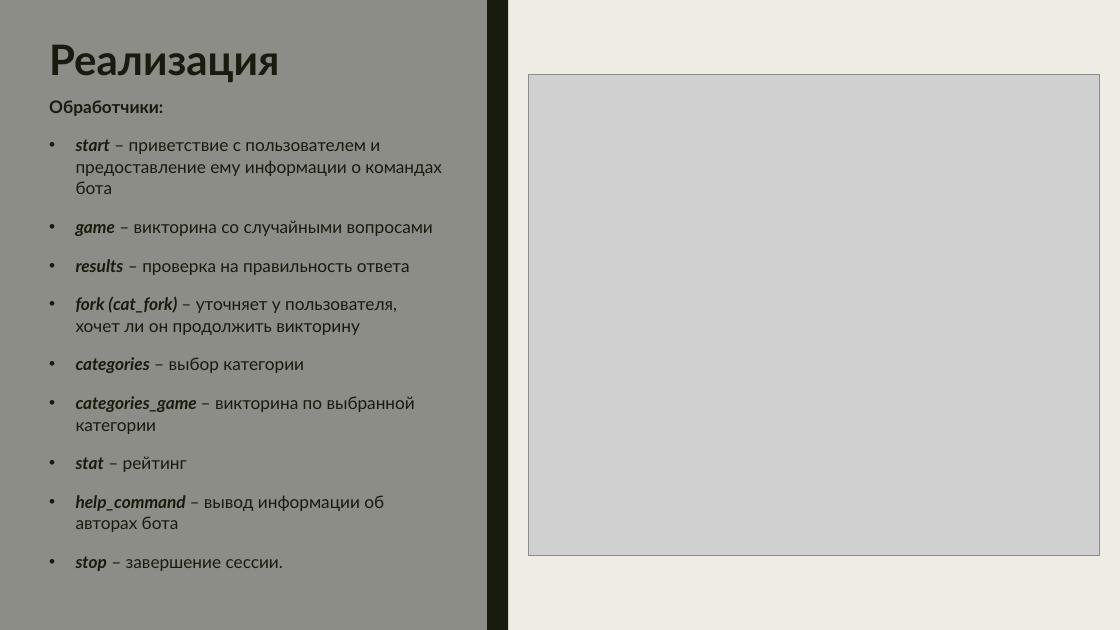
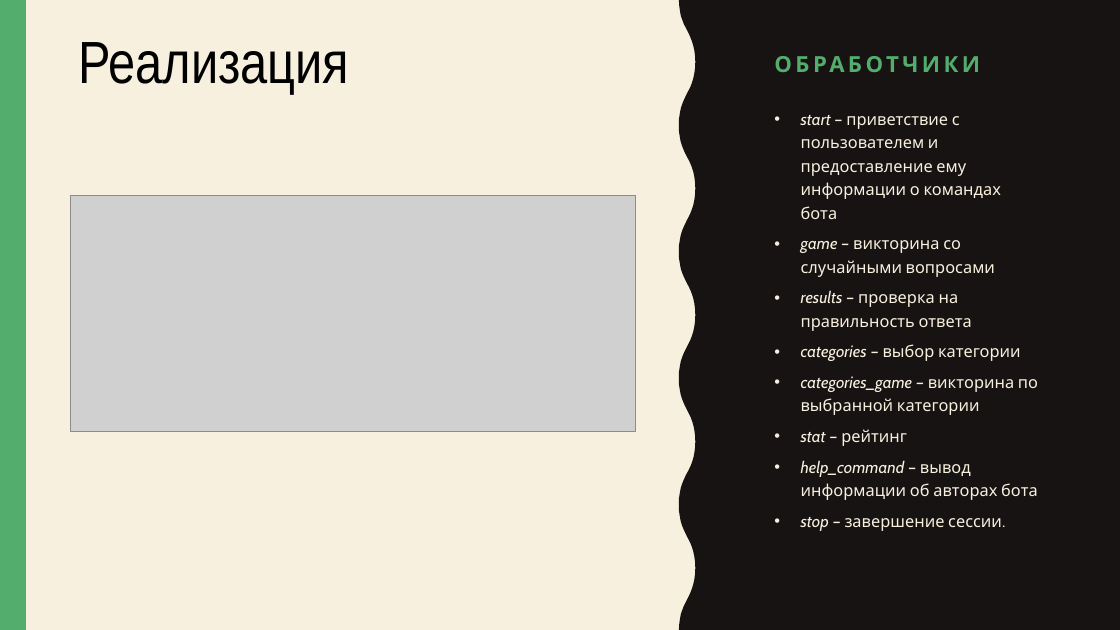
Before and after one commit to Gentlem4n72/TelegramQuiz, a slide deck: slide 5 of Бот Семён.pptx (slide 4 before the commit). Drawn at 1120x630 pixels with LibreOffice and Linux fonts; fonts in the diff are those of the drawing; grey boxes stand for pictures. Boxes give left, top, right and bottom in pixels: in the first picture for what was removed or moved away, otherwise in the second. Text is boxed around its words. In the diff, an @@ line names an element or a change of style, - is before the commit and + after.

```diff
--- a/Бот Семён.pptx
+++ b/Бот Семён.pptx
@@ background #EFEDE3 to #F7F0DF @@
@@ rectangle removed at box(0, 0, 487, 630) @@
@@ rectangle added at box(0, 0, 26, 630), fill #53AE6E @@
@@ text "Реализация": place and size @@
-text "Реализация" at box(49, 44, 279, 82)
+text "Реализация" at box(79, 42, 350, 94)
@@ text "Реализация" at box(79, 42, 350, 94): size 36 to 51 pt, font Lato to Arial Narrow, text colour #191B0E to #000000, bold off; line spacing 0.84 to 1 @@
@@ rectangle removed at box(487, 0, 508, 630) @@
@@ freeform shape added at box(679, 0, 1120, 630), fill #171312 @@
@@ title added at box(766, 40, 1050, 81), 19 pt, text #53AE6E, bold @@
+ОБРАБОТЧИКИ
@@ picture removed at box(528, 75, 1100, 555) @@
@@ text at box(49, 100, 163, 116): paragraph removed @@
-Обработчики:
@@ text "start – приветствие с пользователем ...": place and size @@
-text "start – приветствие с пользователем ..." at box(49, 100, 442, 571)
+text "start – приветствие с пользователем ..." at box(801, 115, 1038, 531)
@@ text "start – приветствие с пользователем ..." at box(801, 115, 1038, 531): size 14.8 to 14 pt, font Lato to Cabin, text colour #191B0E to #F7F0DF; bold off in "start", "game", "results", "categories" and 4 more places; line spacing 1.03 to 1.2; less space between paragraphs @@
@@ picture added at box(71, 195, 636, 432) @@
@@ text at box(76, 297, 397, 335): paragraph removed @@
-• fork (cat_fork) – уточняет у пользователя, хочет ли он продолжить викторину
```
Also in this commit, not shown: 4 other slides changed, 1 slide added, 1 other file.
